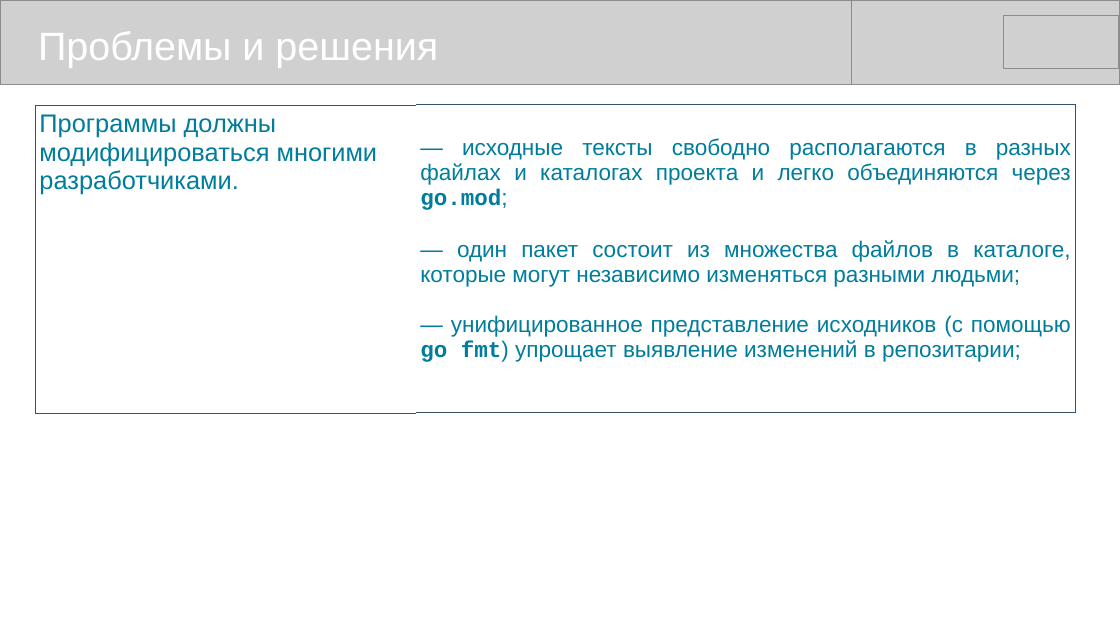
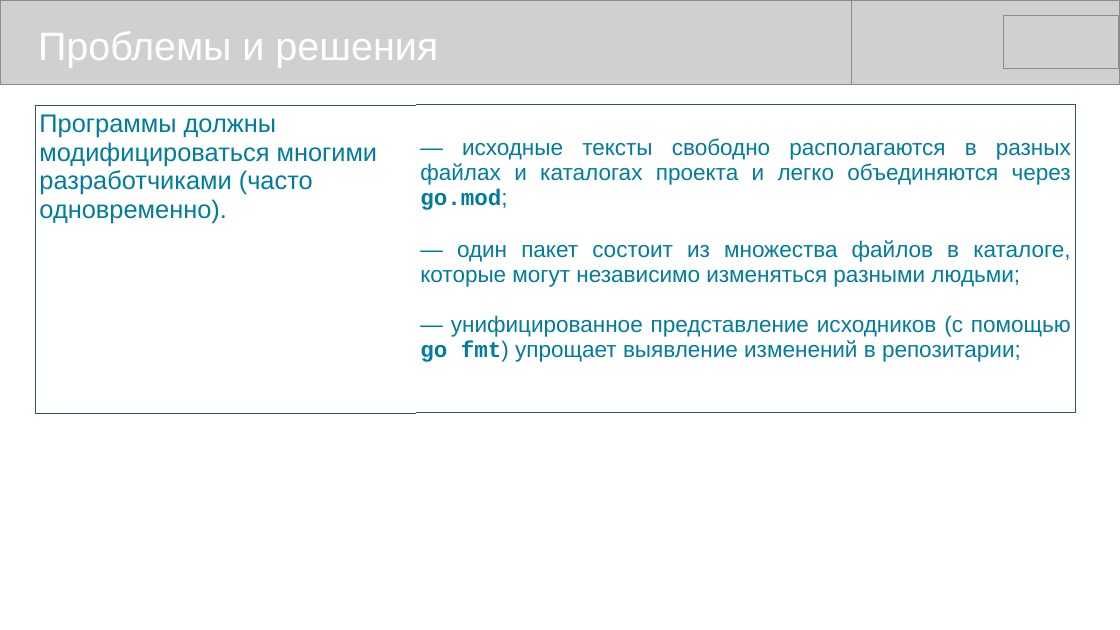
Before and after one commit to mike-shock/Go_language, a slide deck: slide 10 of view/Go_View.odp. Drawn at 1120x630 pixels with LibreOffice and Linux fonts; fonts in the diff are those of the drawing; grey boxes stand for pictures. Boxes give left, top, right and bottom in pixels: in the first picture for what was removed or moved away, otherwise in the second. Text is boxed around its words. In the diff, an @@ line names an element or a change of style, - is before the commit and + after.

```diff
--- a/view/Go_View.odp
+++ b/view/Go_View.odp
@@ table at <box>36,105,1076,392</box> @@
-row 1, column 1: Программы должны модифицироваться многими разработчиками.
+row 1, column 1: Программы должны модифицироваться многими разработчиками (часто одновременно).
```
Also in this commit, not shown: 7 other slides changed, 2 other files.
